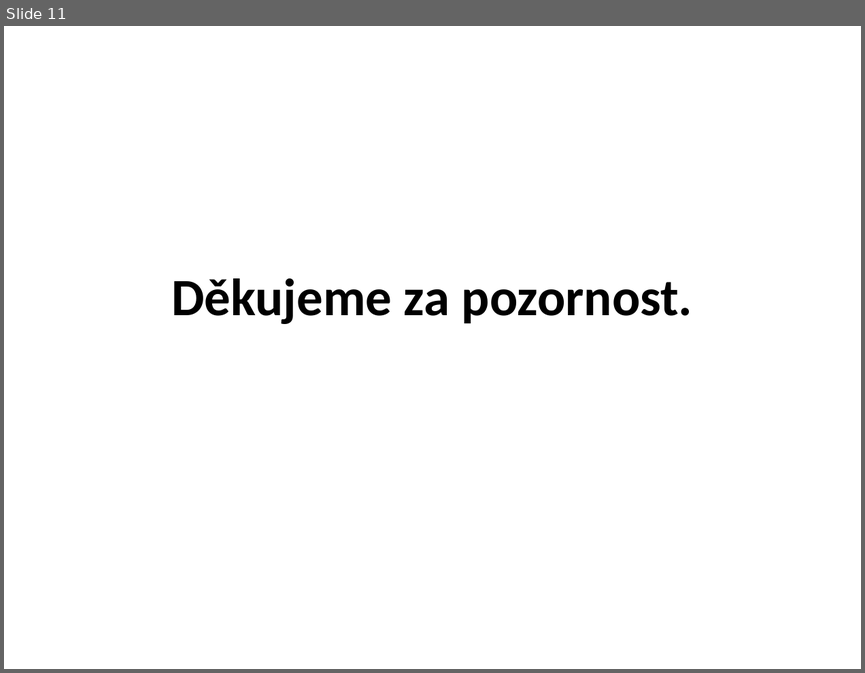
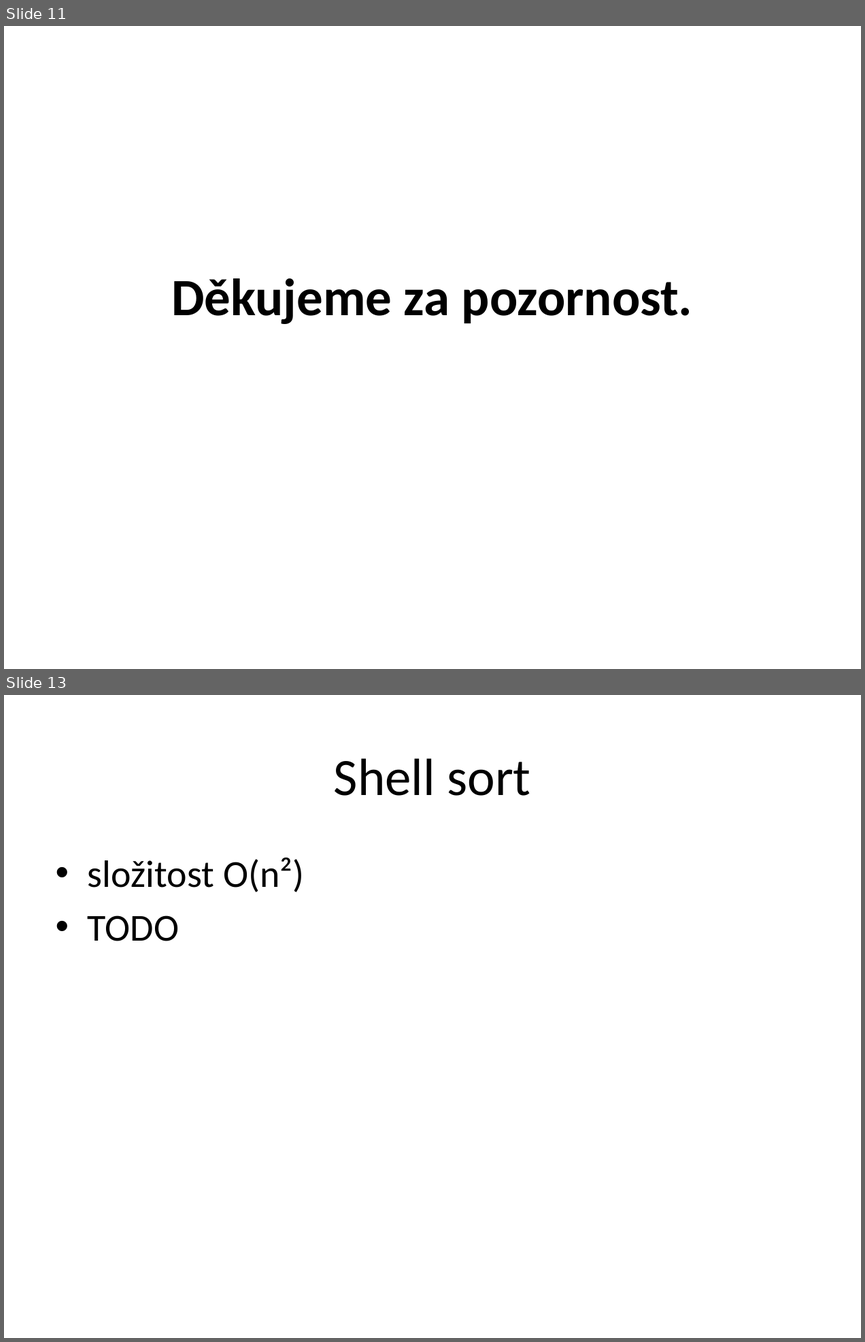
Before and after one commit to tehryn/Formal-languages, a slide deck: dokumentace/prezentace.pptx. Shown one above the other, each under a label of ours: slide 11 before the commit, slides 11 and 13 after it; the slides between them are not shown. The pictures are 865x673 and 865x1342 pixels, drawn with LibreOffice and Linux fonts; fonts in the diff are those of the drawing. Boxes give left, top, right and bottom in pixels: in the first picture for what was removed or moved away, otherwise in the second. Text is boxed around its words. In the diff, an @@ line names an element or a change of style, - is before the commit and + after.

```diff
--- a/dokumentace/prezentace.pptx
+++ b/dokumentace/prezentace.pptx
@@ slide 13 added at [4,695,861,1338], background #FFFFFF @@
@@ title added at [334,758,530,796], 44 pt, text #000000 @@
+Shell sort
@@ text added at [88,857,304,941], 32 pt, text #000000 @@
+  • složitost O(n²)
+• TODO
```
Also in this commit, not shown: 8 slides changed, 1 other slide added.
